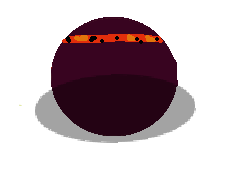
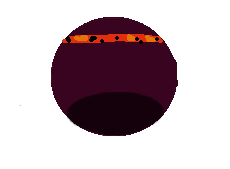
The second 230×169 image is a revision of the first. Changes to its layers:
"Ellipse 1" (1st of 3, in "Planet 3"): opacity 36% → 63%, painted on it over bbox(35, 74, 196, 143)
painted on "Planet_3 (3)" over bbox(89, 128, 142, 135)
painted on "Planet_3 (2)" over bbox(94, 128, 139, 135)
painted on "Planet_3 (1)" over bbox(90, 129, 141, 136)
